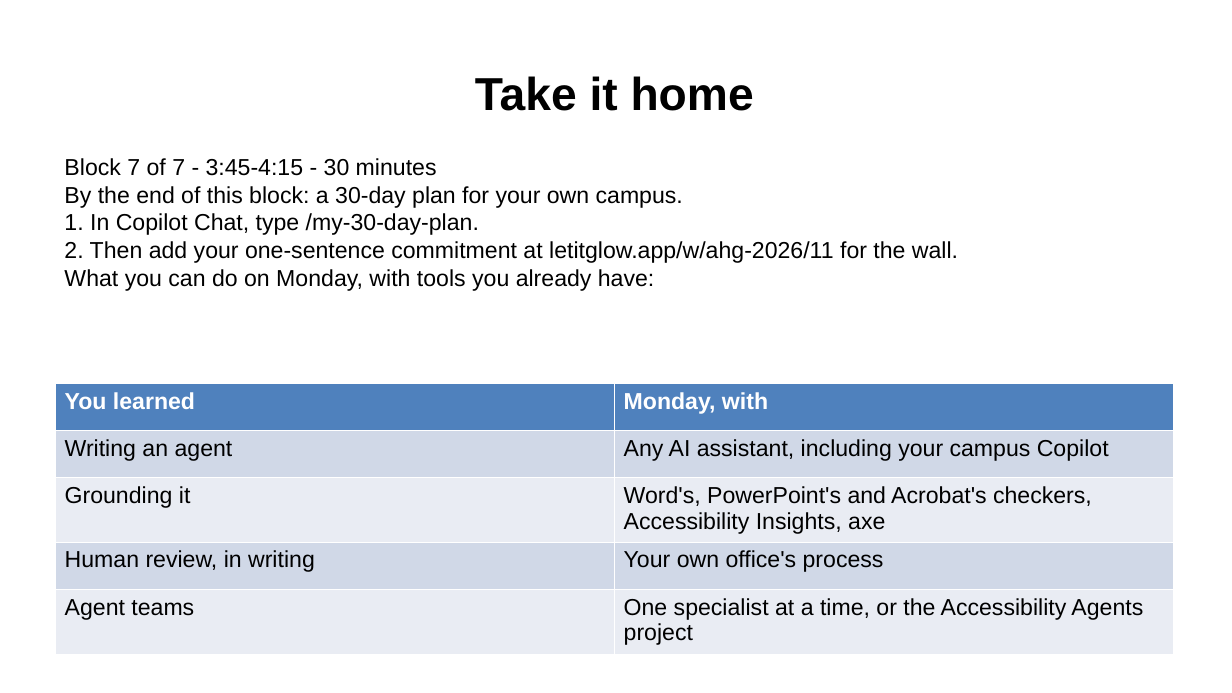
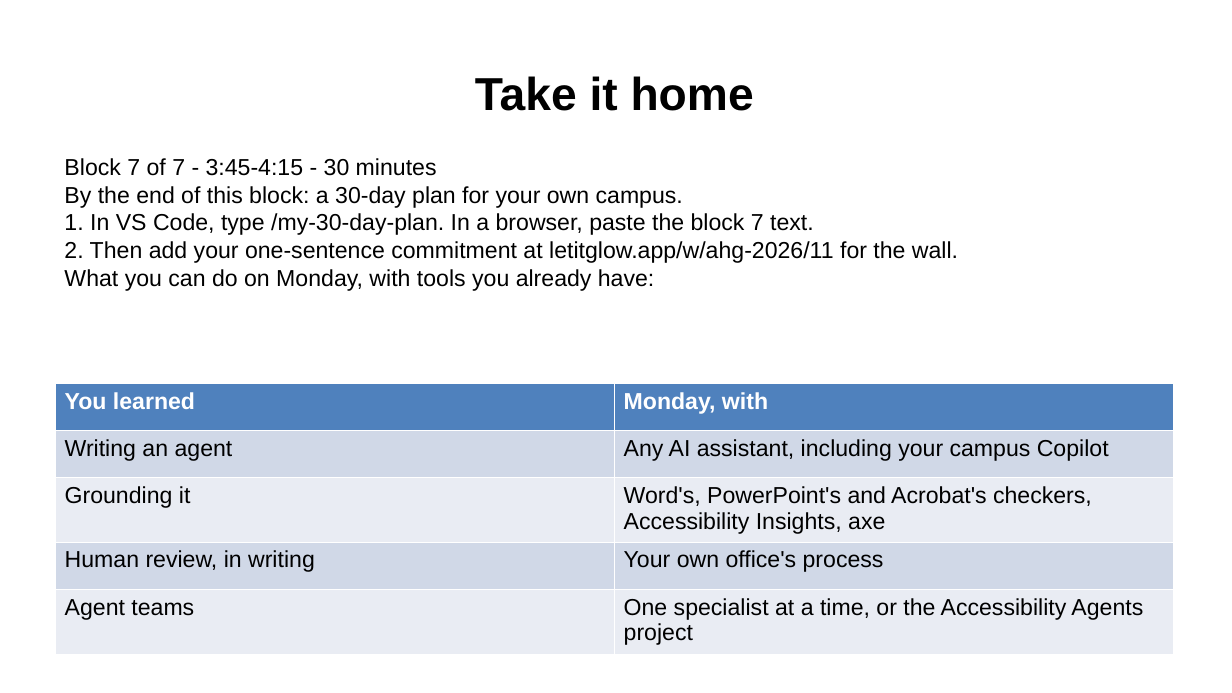
Before and after one commit to Community-Access/glow, a slide deck: slide 24 of docs/ahg-2026/slides.pptx. Drawn at 1232x693 pixels with LibreOffice and Linux fonts; fonts in the diff are those of the drawing. Boxes give left, top, right and bottom in pixels: in the first picture for what was removed or moved away, otherwise in the second. Text is boxed around its words. In the diff, an @@ line names an element or a change of style, - is before the commit and + after.

```diff
--- a/docs/ahg-2026/slides.pptx
+++ b/docs/ahg-2026/slides.pptx
@@ text at (64,213,814,235): text changed @@
-1. In Copilot Chat, type /my-30-day-plan.
+1. In VS Code, type /my-30-day-plan. In a browser, paste the block 7 text.
```
Also in this commit, not shown: 7 other slides changed, 55 other files.
